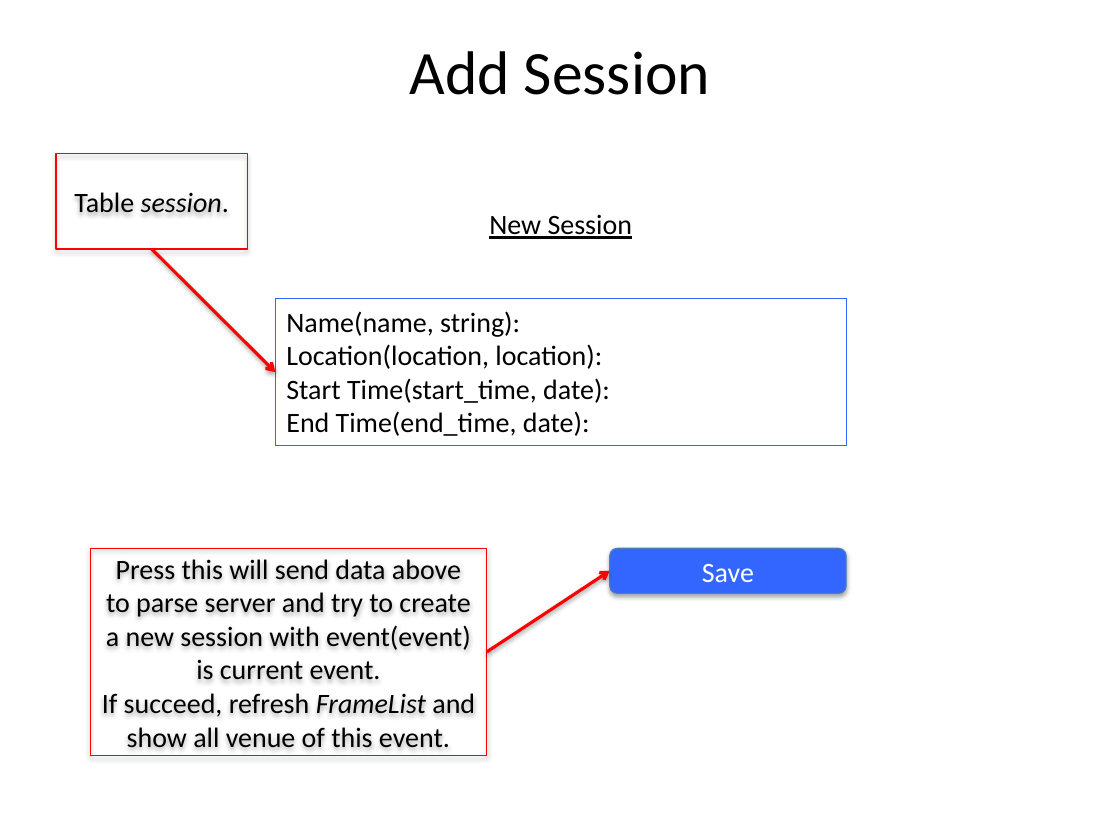
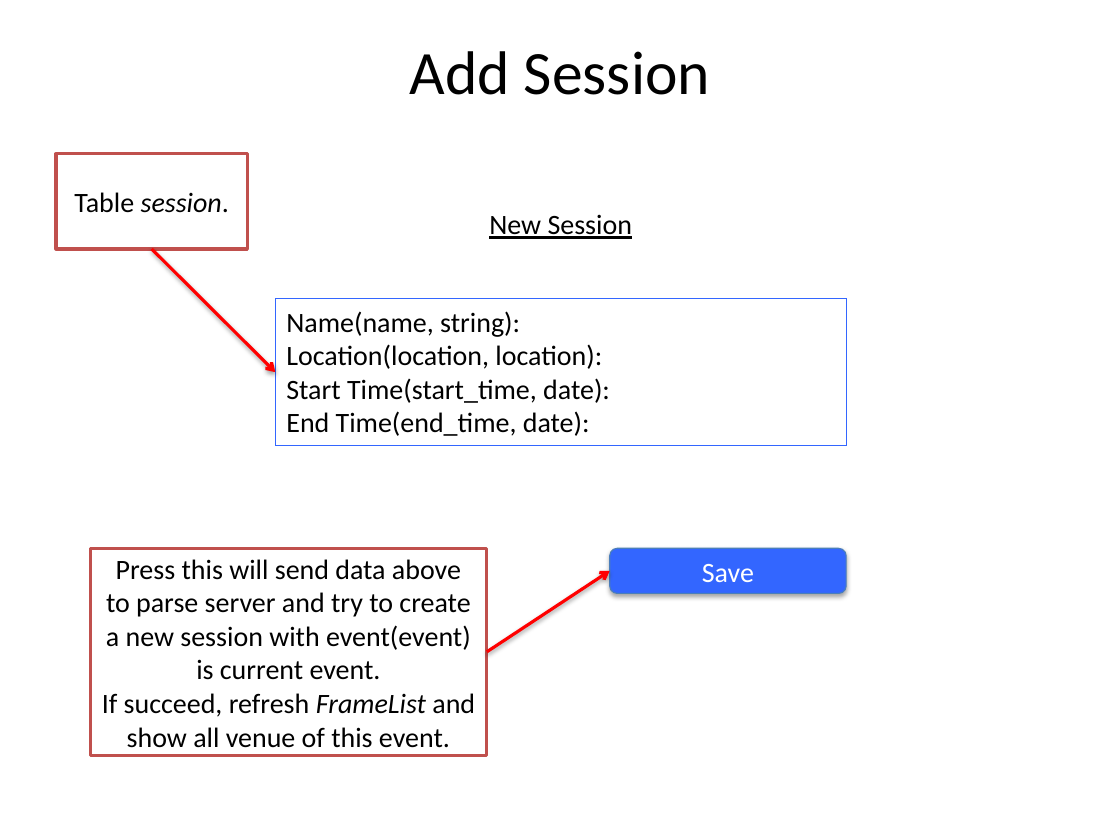
Before and after one commit to jan0054/colloquium.me-dev, a slide deck: slide 9 of web_source/cmmathweb 2.pptx. Drawn at 1120x840 pixels with LibreOffice and Linux fonts; fonts in the diff are those of the drawing. Boxes give left, top, right and bottom in pixels: in the first picture for what was removed or moved away, otherwise in the second. Text is boxed around its words. In the diff, an @@ line names an element or a change of style, - is before the commit and + after.

```diff
--- a/web_source/cmmathweb 2.pptx
+++ b/web_source/cmmathweb 2.pptx
@@ rectangle "Table session." at bbox=[56, 153, 248, 249]: fill none to #FFFFFF; outline #FF0000 0.75 pt to #C0504D 2 pt; shadow off @@
@@ rectangle "Press this will send data ..." at bbox=[91, 549, 487, 756]: fill none to #FFFFFF; outline #FF0000 0.75 pt to #C0504D 2 pt; shadow off @@
```
Also in this commit, not shown: 10 other slides changed.
